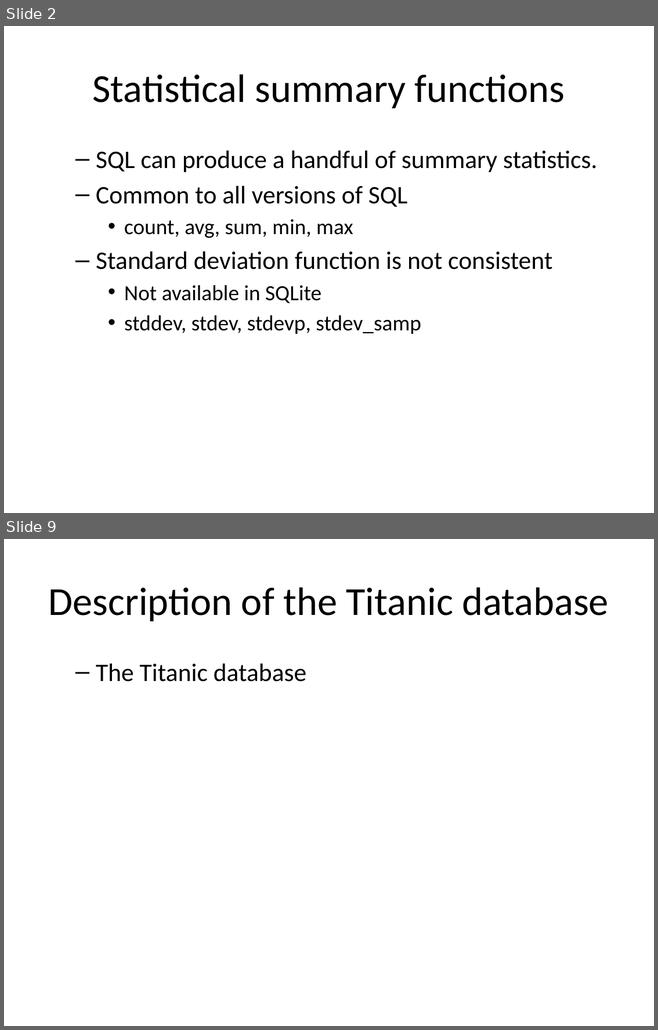
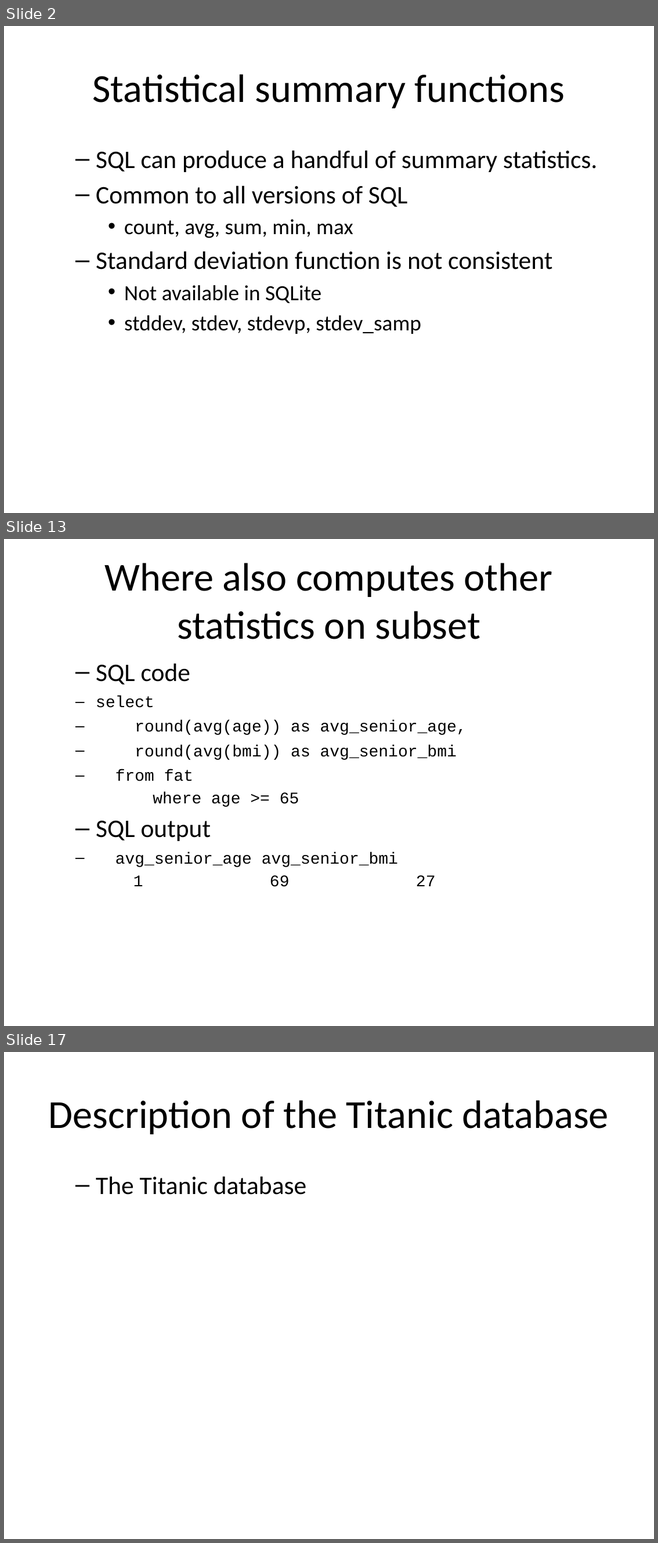
Before and after one commit to pmean/introduction-to-sql, a slide deck: src/stats.pptx. Shown one above the other, each under a label of ours: slides 2 and 9 before the commit, slides 2, 13 and 17 after it; the slides between them are not shown. The pictures are 658x1030 and 658x1543 pixels, drawn with LibreOffice and Linux fonts; fonts in the diff are those of the drawing. Boxes give left, top, right and bottom in pixels: in the first picture for what was removed or moved away, otherwise in the second. Text is boxed around its words. In the diff, an @@ line names an element or a change of style, - is before the commit and + after.

Commit message:
Summary statistics using Titanic data

```diff
--- a/src/stats.pptx
+++ b/src/stats.pptx
@@ slide 13 added at box(4, 539, 654, 1026), background #FFFFFF @@
@@ title added at box(104, 563, 553, 639), 44 pt, text #000000 @@
+Where also computes other statistics on subset
@@ text added at box(96, 663, 466, 887), 18 pt, text #000000 @@
+  – SQL code
+select
+round(avg(age)) as avg_senior_age,
+round(avg(bmi)) as avg_senior_bmi
+from fat
+where age >= 65
+  – SQL output
+avg_senior_age avg_senior_bmi
+1 69 27
@@ what was slide 9 is now slide 17 @@
```
Also in this commit, not shown: 6 slides changed, 7 other slides added, 1 other file.
